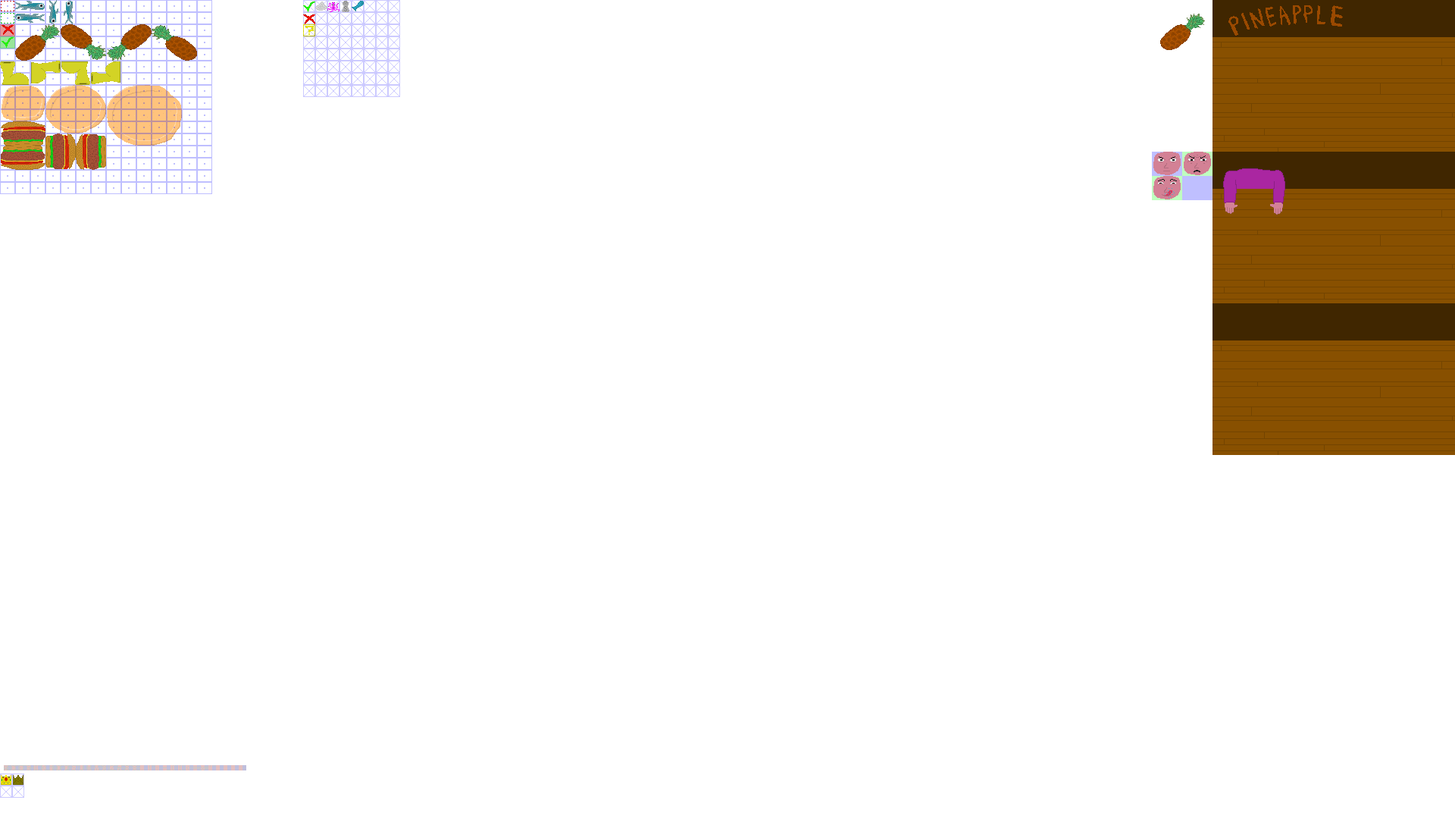
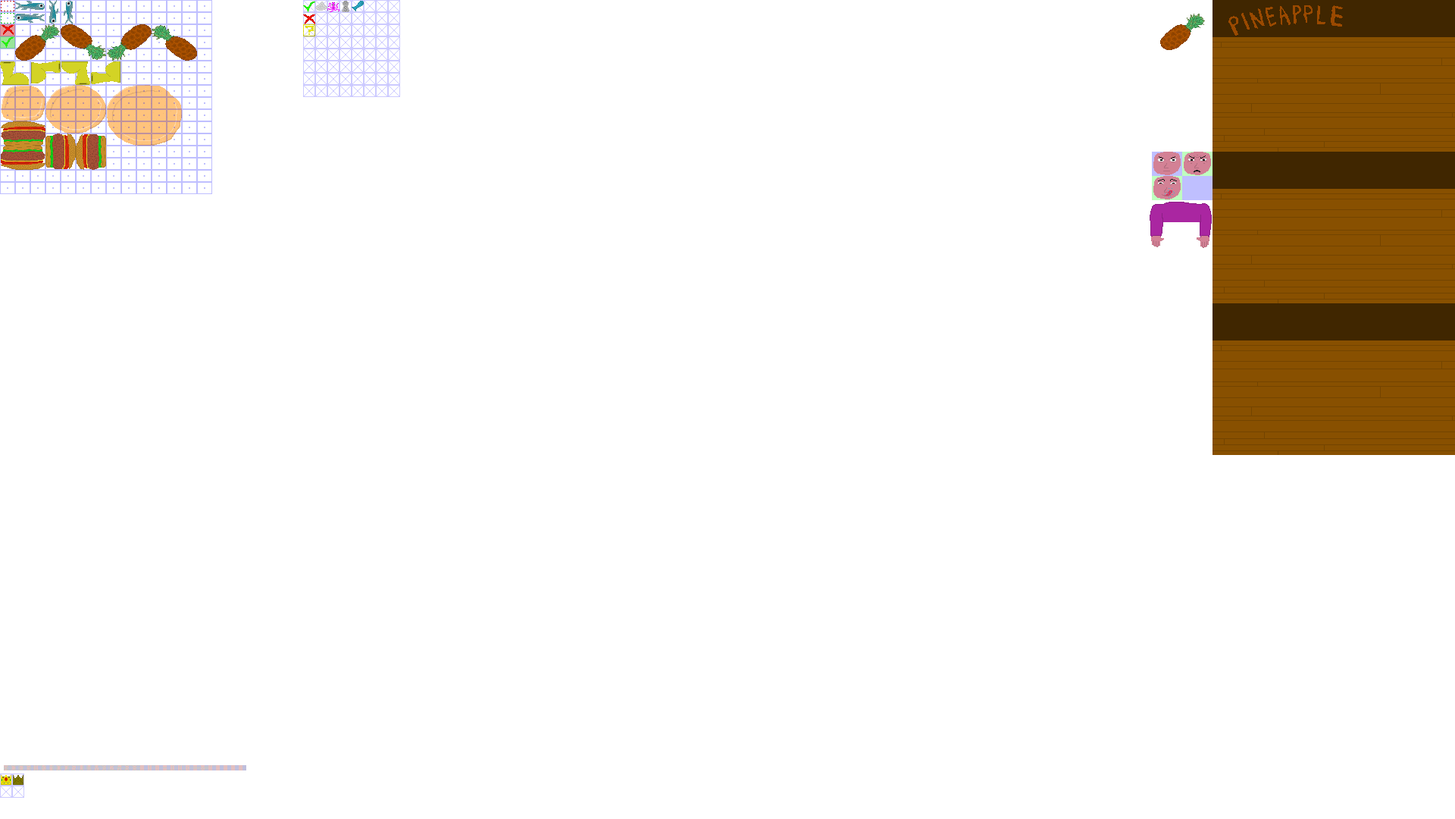
The second (1455, 819) image is a revision of the first. Changes to its layers:
painted on "customer_body" over [1149, 168, 1286, 248]
